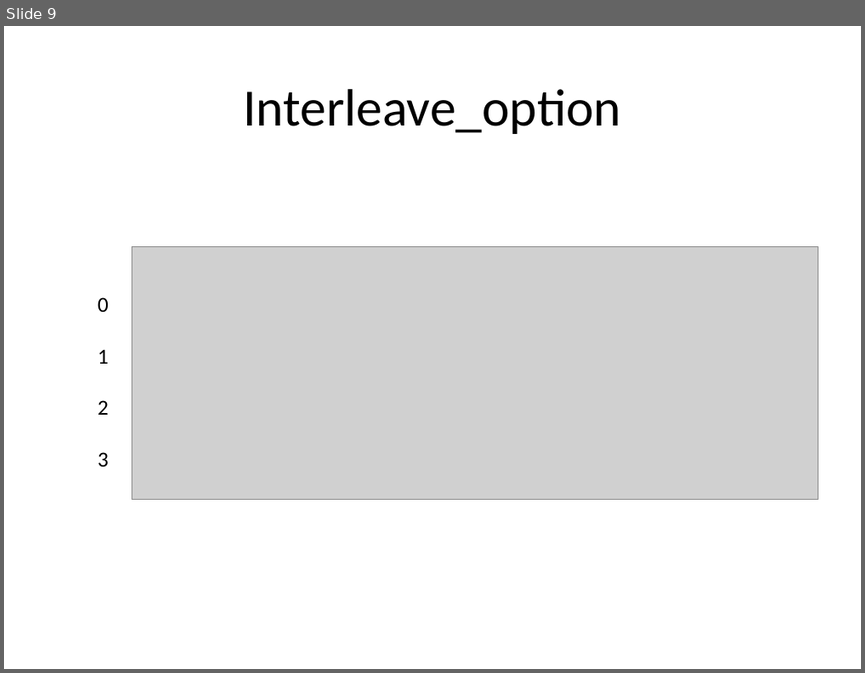
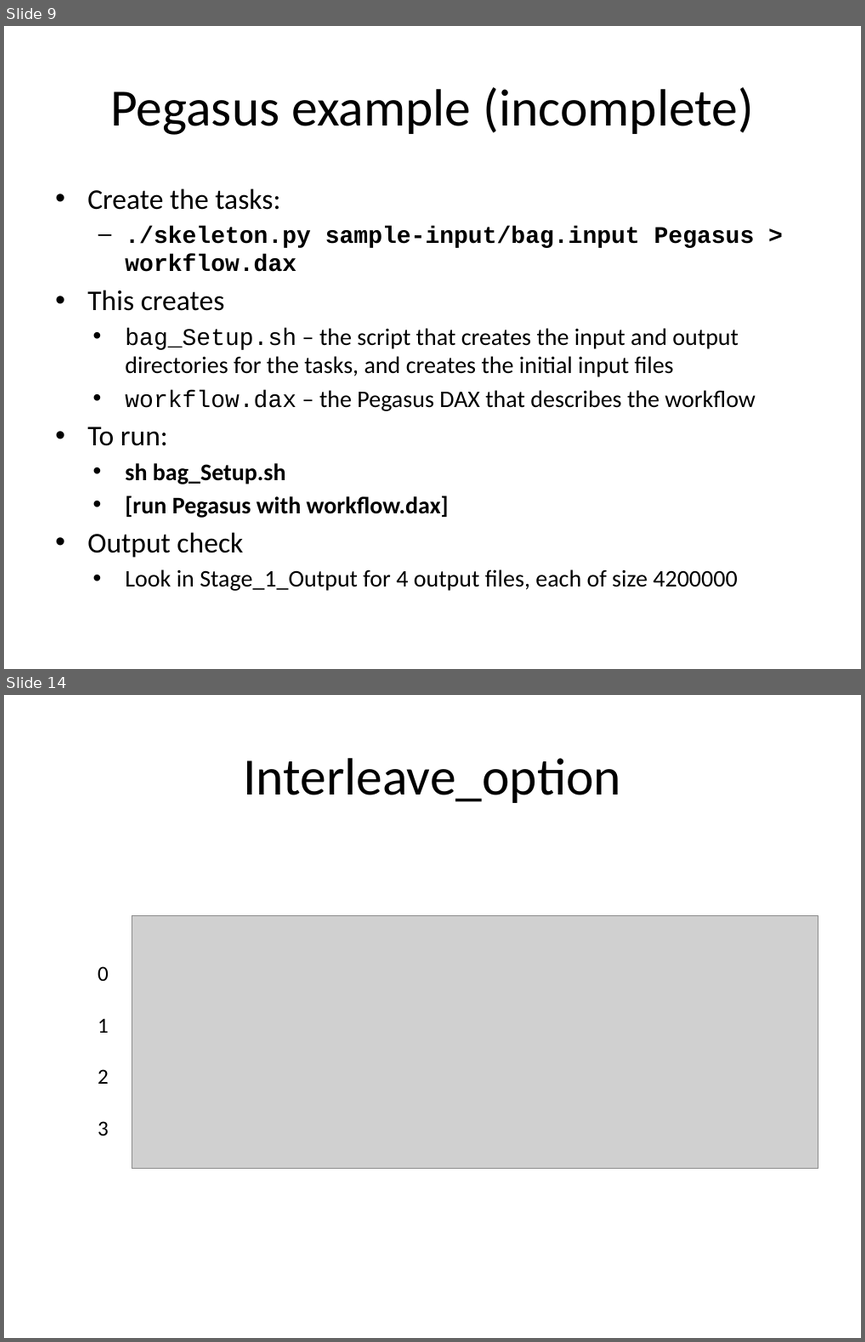
Before and after one commit to applicationskeleton/Skeleton, a slide deck: tutorial/skeleton-tutorial.pptx. Shown one above the other, each under a label of ours: slide 9 before the commit, slides 9 and 14 after it; the slides between them are not shown. The pictures are 865x673 and 865x1342 pixels, drawn with LibreOffice and Linux fonts; fonts in the diff are those of the drawing; grey boxes stand for pictures. Boxes give left, top, right and bottom in pixels: in the first picture for what was removed or moved away, otherwise in the second. Text is boxed around its words. In the diff, an @@ line names an element or a change of style, - is before the commit and + after.

```diff
--- a/tutorial/skeleton-tutorial.pptx
+++ b/tutorial/skeleton-tutorial.pptx
@@ slide 9 added at [4, 26, 861, 669], background #FFFFFF @@
@@ title added at [110, 87, 753, 135], 44 pt, text #000000 @@
+Pegasus example (incomplete)
@@ text added at [87, 188, 755, 590], 20 pt, text #000000 @@
+  • Create the tasks:
+  – ./skeleton.py sample-input/bag.input Pegasus > workflow.dax
+  • This creates
+    • bag_Setup.sh – the script that creates the input and output directories for the tasks, and creates the initial input files
+    • workflow.dax – the Pegasus DAX that describes the workflow
+  • To run:
+    • sh bag_Setup.sh
+    • [run Pegasus with workflow.dax]
+  • Output check
+    • Look in Stage_1_Output for 4 output files, each of size 4200000
@@ what was slide 9 is now slide 14 @@
```
Also in this commit, not shown: 11 slides changed, 4 other slides added, 1 other file.
